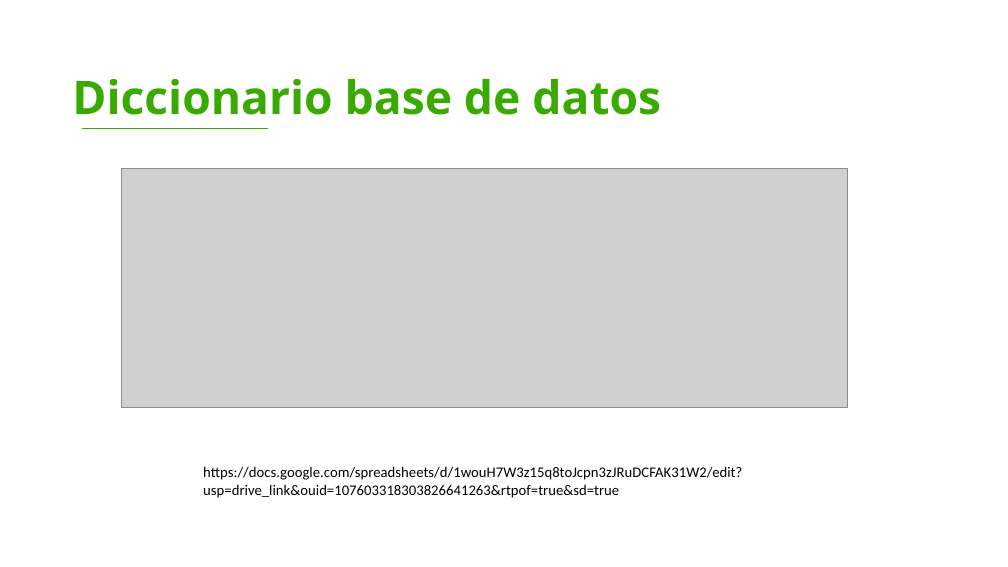
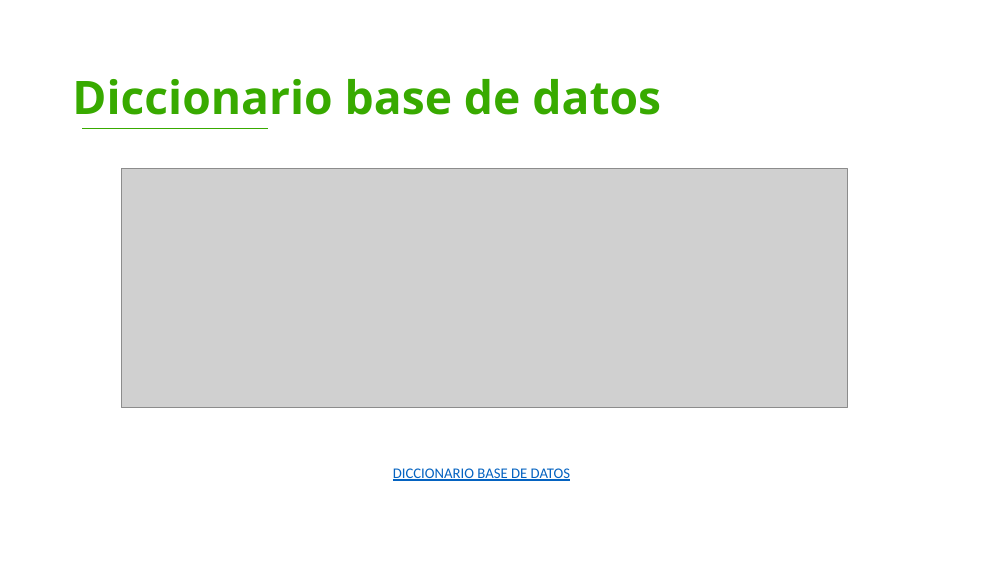
Before and after one commit to DavidV4iss/Master-Barber, a slide deck: slide 27 of PRESENTACION ENTRGABLES 2/Entregables 2.pptx (slide 19 before the commit). Drawn at 1008x567 pixels with LibreOffice and Linux fonts; fonts in the diff are those of the drawing; grey boxes stand for pictures; background and template pictures are left out. Boxes give left, top, right and bottom in pixels: in the first picture for what was removed or moved away, otherwise in the second. Text is boxed around its words. In the diff, an @@ line names an element or a change of style, - is before the commit and + after.

```diff
--- a/PRESENTACION ENTRGABLES 2/Entregables 2.pptx
+++ b/PRESENTACION ENTRGABLES 2/Entregables 2.pptx
@@ text at bbox=[393, 468, 571, 481]: text changed; text colour #000000 to #0563C1 @@
-https://docs.google.com/spreadsheets/d/1wouH7W3z15q8toJcpn3zJRuDCFAK31W2/edit?usp=drive_link&ouid=107603318303826641263&rtpof=true&sd=true
+DICCIONARIO BASE DE DATOS
```
Also in this commit, not shown: 5 other slides changed, 8 slides added.
